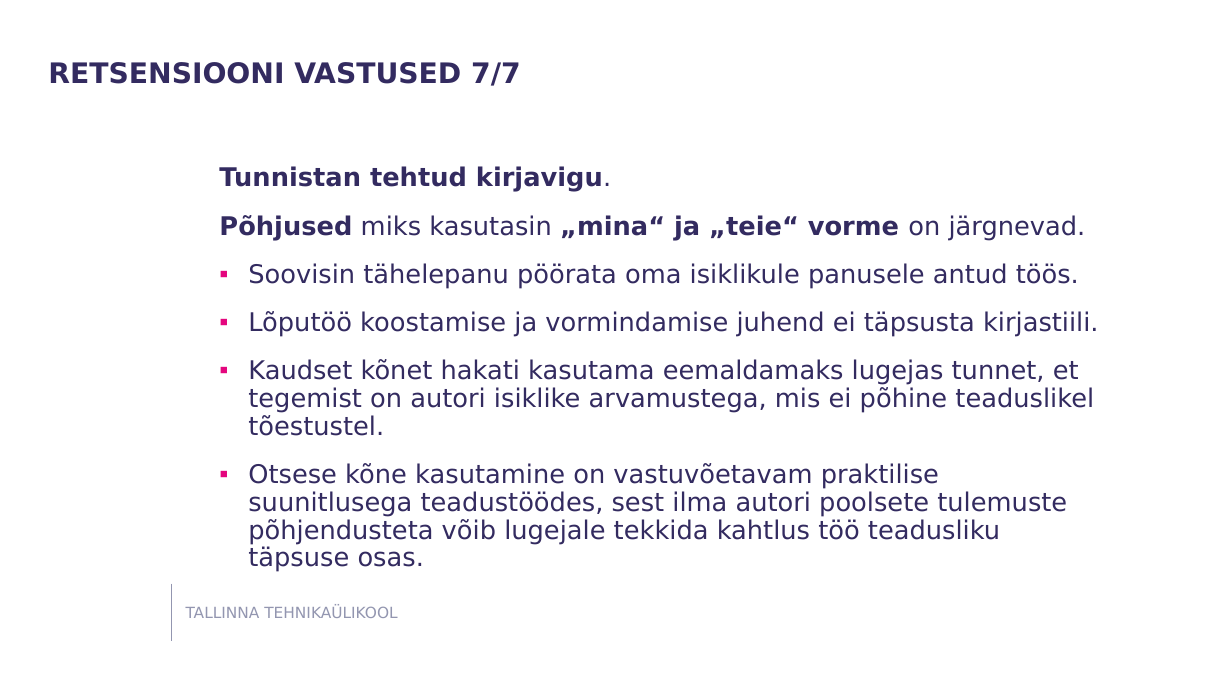
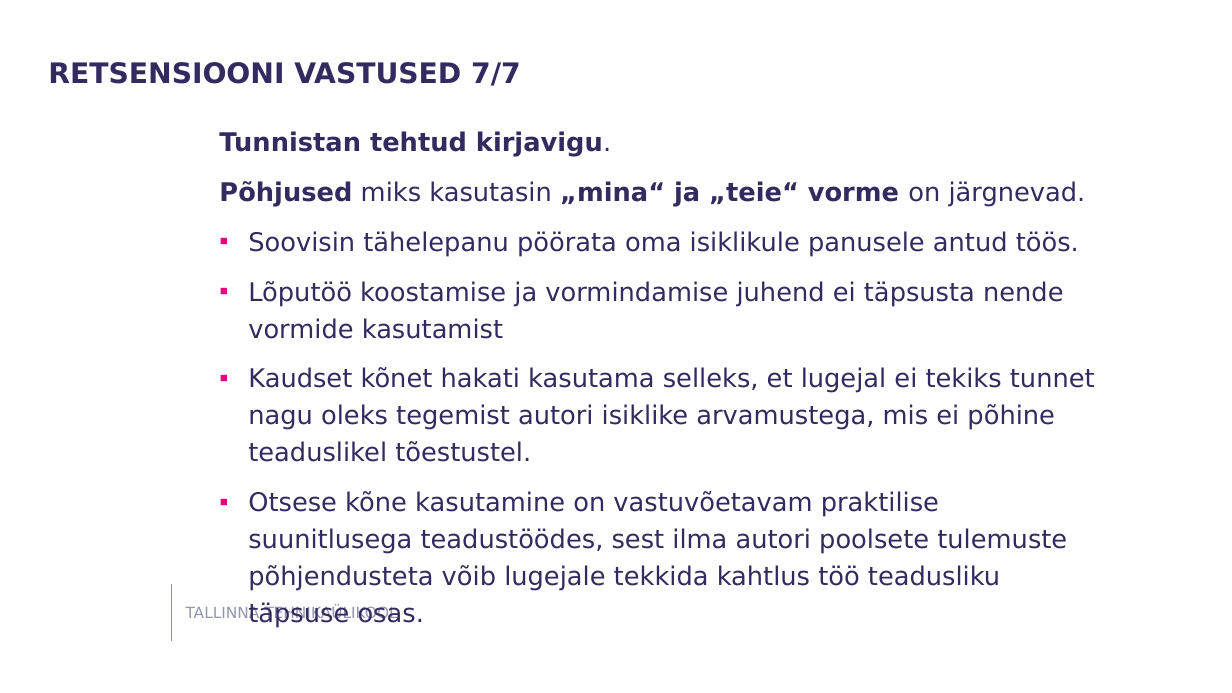
Before and after one commit to susannapeek1/SEISUNDITE-ESITAMINE-SQL-ANDMEBAASIDES, a slide deck: slide 29 of Ettekanne/Esitlus_Infosüsteemi_põhiolemite_seisundite_esitamine_SQL-Andmebaasides_Susanna_Peek.pptx. Drawn at 1232x693 pixels with LibreOffice and Linux fonts; fonts in the diff are those of the drawing; background and template pictures are left out. Boxes give left, top, right and bottom in pixels: in the first picture for what was removed or moved away, otherwise in the second. Text is boxed around its words. In the diff, an @@ line names an element or a change of style, - is before the commit and + after.

```diff
--- a/Ettekanne/Esitlus_Infosüsteemi_põhiolemite_seisundite_esitamine_SQL-Andmebaasides_Susanna_Peek.pptx
+++ b/Ettekanne/Esitlus_Infosüsteemi_põhiolemite_seisundite_esitamine_SQL-Andmebaasides_Susanna_Peek.pptx
@@ text at box(219, 131, 1086, 628): line spacing 0.9 to 1.2; less space between paragraphs @@
@@ text "Tunnistan tehtud kirjavigu.": place and size @@
-text "Tunnistan tehtud kirjavigu." at box(219, 166, 1099, 572)
+text "Tunnistan tehtud kirjavigu." at box(219, 131, 1095, 628)
@@ text at box(248, 281, 1095, 462): text changed @@
-▪ Lõputöö koostamise ja vormindamise juhend ei täpsusta kirjastiili.
-▪ Kaudset kõnet hakati kasutama eemaldamaks lugejas tunnet, et tegemist on autori isiklike arvamustega, mis ei põhine teaduslikel tõestustel.
+▪ Lõputöö koostamise ja vormindamise juhend ei täpsusta nende vormide kasutamist
+▪ Kaudset kõnet hakati kasutama selleks, et lugejal ei tekiks tunnet nagu oleks tegemist autori isiklike arvamustega, mis ei põhine teaduslikel tõestustel.
```
Also in this commit, not shown: 22 other slides changed.
